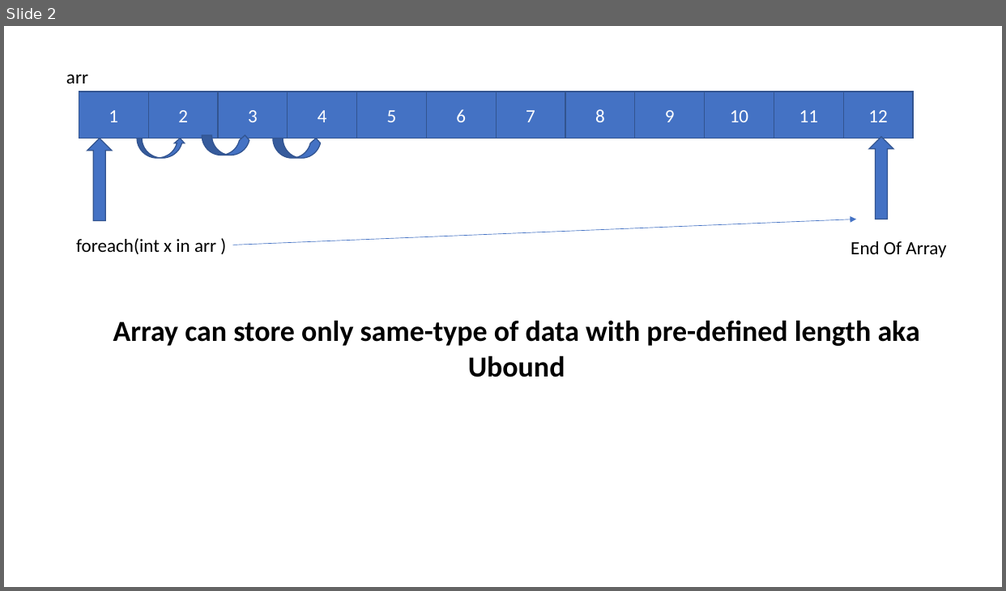
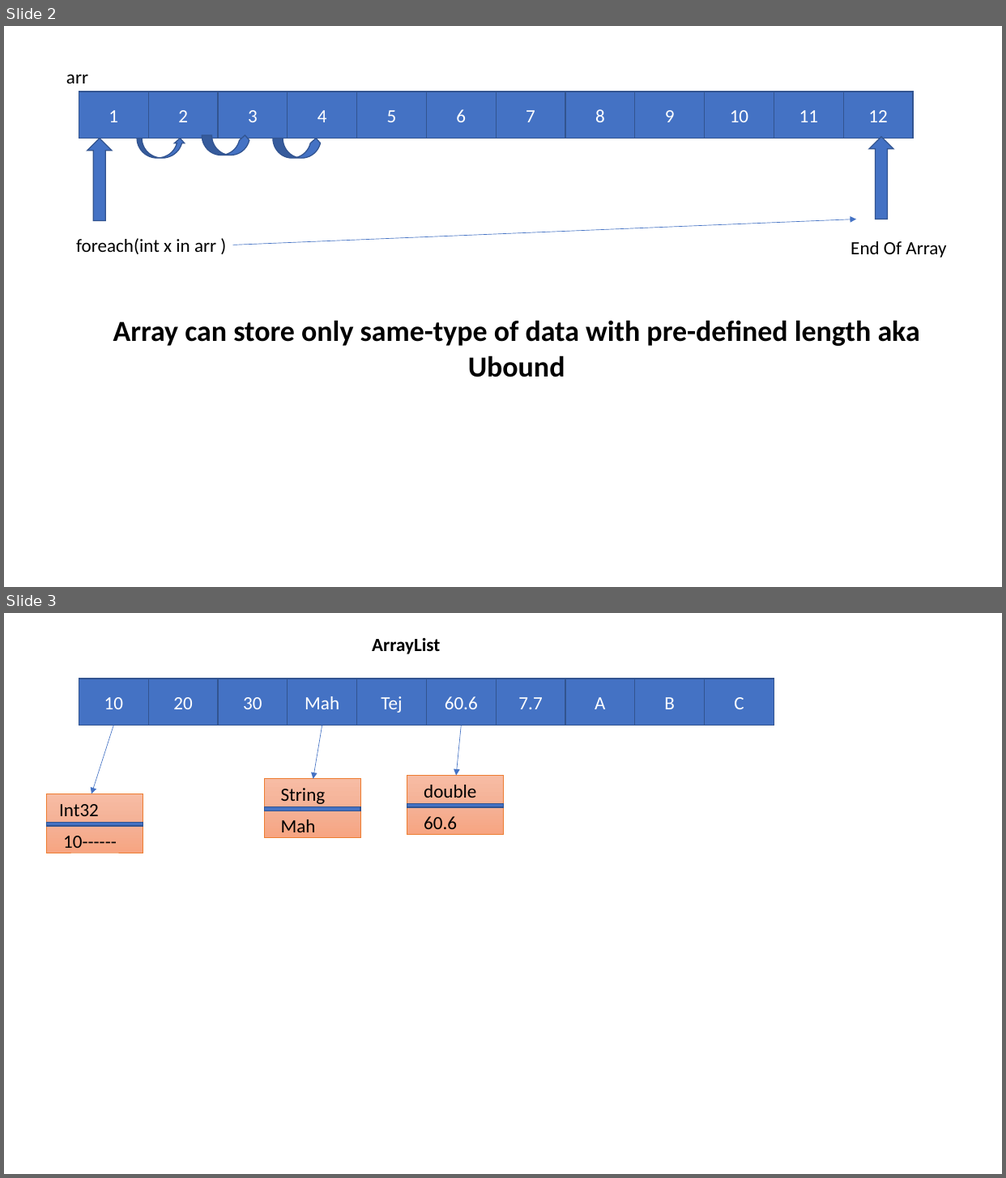
Before and after one commit to maheshsabnis/NetFrwk_Projects, a slide deck: Training-Images.pptx. Shown one above the other, each under a label of ours: slide 2 before the commit, slides 2 and 3 after it. The pictures are 1006x591 and 1006x1178 pixels, drawn with LibreOffice and Linux fonts; fonts in the diff are those of the drawing. Boxes give left, top, right and bottom in pixels: in the first picture for what was removed or moved away, otherwise in the second. Text is boxed around its words. In the diff, an @@ line names an element or a change of style, - is before the commit and + after.

```diff
--- a/Training-Images.pptx
+++ b/Training-Images.pptx
@@ slide 3 added at <box>4,613,1002,1174</box>, background #FFFFFF @@
@@ text added at <box>372,638,440,654</box>, 18 pt, text #000000, bold @@
+ArrayList
@@ rectangle added at <box>79,679,148,726</box>, fill #4472C4, outline #325491 1 pt, 18 pt, text #FFFFFF @@
+10
@@ rectangle added at <box>148,679,218,726</box>, fill #4472C4, outline #325491 1 pt, 18 pt, text #FFFFFF @@
+20
@@ rectangle added at <box>218,679,288,726</box>, fill #4472C4, outline #325491 1 pt, 18 pt, text #FFFFFF @@
+30
@@ rectangle added at <box>288,679,357,726</box>, fill #4472C4, outline #325491 1 pt, 18 pt, text #FFFFFF @@
+Mah
@@ rectangle added at <box>356,679,426,726</box>, fill #4472C4, outline #325491 1 pt, 18 pt, text #FFFFFF @@
+Tej
@@ rectangle added at <box>426,679,496,726</box>, fill #4472C4, outline #325491 1 pt, 18 pt, text #FFFFFF @@
+60.6
@@ rectangle added at <box>496,679,565,726</box>, fill #4472C4, outline #325491 1 pt, 18 pt, text #FFFFFF @@
+7.7
@@ rectangle added at <box>565,679,635,726</box>, fill #4472C4, outline #325491 1 pt, 18 pt, text #FFFFFF @@
+A
@@ rectangle added at <box>635,679,705,726</box>, fill #4472C4, outline #325491 1 pt, 18 pt, text #FFFFFF @@
+B
@@ rectangle added at <box>705,679,774,726</box>, fill #4472C4, outline #325491 1 pt, 18 pt, text #FFFFFF @@
+C
@@ arrow added from (113, 726) to (91, 794), #4472C4 0.5 pt @@
@@ arrow added from (322, 726) to (313, 779), #4472C4 0.5 pt @@
@@ arrow added from (462, 726) to (456, 776), #4472C4 0.5 pt @@
@@ rectangle added at <box>265,779,361,838</box>, fill gradient #F7BDA5 to #F5B196 to #F8A582, outline #ED7D31 0.5 pt @@
@@ rectangle added at <box>407,776,504,835</box>, fill gradient #F7BDA5 to #F5B196 to #F8A582, outline #ED7D31 0.5 pt @@
@@ rectangle added at <box>47,794,143,854</box>, fill gradient #F7BDA5 to #F5B196 to #F8A582, outline #ED7D31 0.5 pt @@
@@ text added at <box>59,804,99,816</box>, 18 pt, text #000000 @@
+Int32
@@ rectangle added at <box>265,807,361,811</box>, fill #4472C4, outline #325491 1 pt @@
@@ text added at <box>281,788,326,804</box>, 18 pt, text #000000 @@
+String
@@ rectangle added at <box>407,804,504,807</box>, fill #4472C4, outline #325491 1 pt @@
@@ text added at <box>424,785,476,798</box>, 18 pt, text #000000 @@
+double
@@ rectangle added at <box>47,823,143,826</box>, fill #4472C4, outline #325491 1 pt @@
@@ text added at <box>281,820,316,838</box>, 18 pt, text #000000 @@
+Mah
@@ text added at <box>424,816,457,835</box>, 18 pt, text #000000 @@
+60.6
@@ text added at <box>63,836,117,854</box>, 18 pt, text #000000 @@
+10------
```
Also in this commit, not shown: 3 other files.
